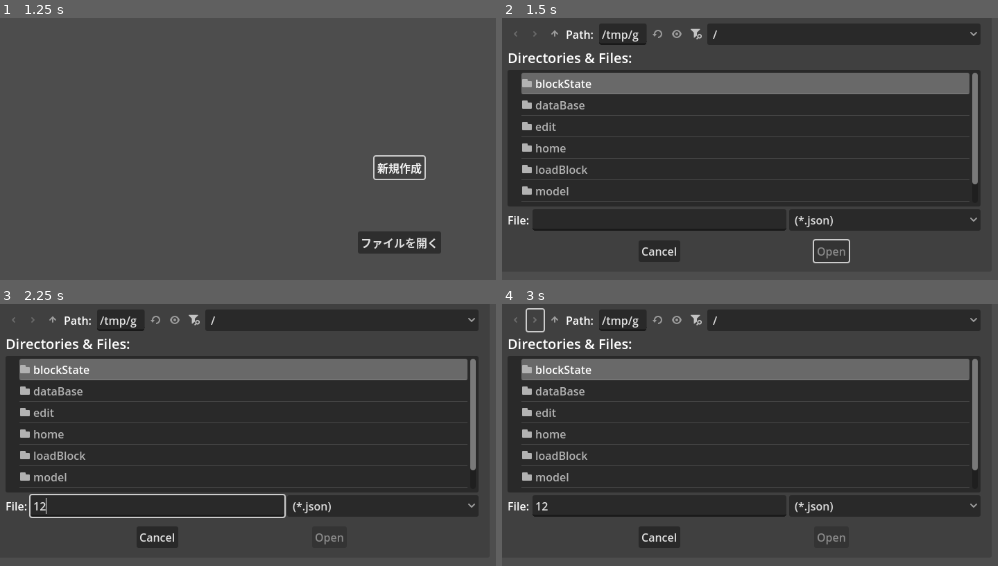
Above: before the commit, frames 1-4 (two rows, left to right).
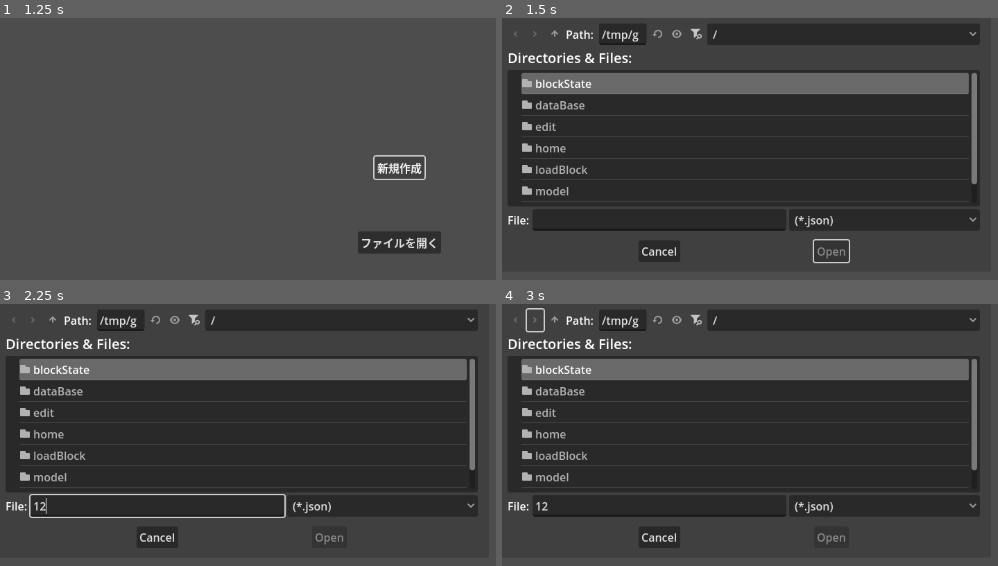
Above: after the commit, the same moments.

Repository: megane123321/blockStateEditer
Game: Godot game, scene res://home/home.tscn
Two runs of this game, one before a commit and one after it. Both use one fixed random seed, a clock stepped at 60 frames per second and the inputs below.
Inputs (mouse positions are in pixels of both pictures, inside the frame that each line leads up to):
- Up to frame 1 (1.25 s): click "新規作成" at 0.5 s
- Up to frame 2 (1.5 s): click "ファイルを開く" at 1.25 s
- Up to frame 3 (2.25 s): click (158, 505) at 2.02 s; type "12" at 2.1 s
- Up to frame 4 (3 s): click (536, 319) at 2.75 s

Frame 1 is identical in both runs. In frame 2, 0.2% of the frame differs, in the area x 93-96%, y 5-78%; in frame 3, 0.2%; in frame 4, 0.2%.

Commit message:
ブロックの回転データを保持可能に

Diff:
--- a/model/cube.gd
+++ b/model/cube.gd
@@ -2,6 +2,8 @@
 extends Node
 
 var cube:Array
+var cubeRotateX:float
+var cubeRotateY:float
 
 func _init(cubeInfo:Dictionary,workPath:String,blockRotateX:float=0,blockRotateY:float=0) -> void:
 	var from:Array=cubeInfo[Constant.CUBE_FROM]
@@ -37,6 +39,8 @@
 					point=rotate(point,origin,Vector3(0,0,1),cubeInfo[Constant.CUBE_ROTATION][Constant.CUBE_ANGLE])
 		point=rotate(point,Constant.BLOCK_CENTER,Vector3(1,0,0),blockRotateX)
 		point=rotate(point,Constant.BLOCK_CENTER,Vector3(0,-1,0),blockRotateY)
+		cubeRotateX=blockRotateX
+		cubeRotateY=blockRotateY
 		cube.append(point)
 	#make_mesh(cube,cubeInfo,workPath)
 
--- a/resource/minecraft/models/block/template_torch.json
+++ b/resource/minecraft/models/block/template_torch.json
@@ -1,32 +1,32 @@
 {
-    "ambientocclusion": false,
-    "textures": {
-        "particle": "#torch"
-    },
-    "elements": [
-        {   "from": [ 7, 0, 7 ],
-            "to": [ 9, 10, 9 ],
-            "shade": false,
-            "faces": {
-                "down": { "uv": [ 7, 13, 9, 15 ], "texture": "#torch" },
-                "up":   { "uv": [ 7,  6, 9,  8 ], "texture": "#torch" }
-            }
-        },
-        {   "from": [ 7, 0, 0 ],
-            "to": [ 9, 16, 16 ],
-            "shade": false,
-            "faces": {
-                "west": { "uv": [ 0, 0, 16, 16 ], "texture": "#torch" },
-                "east": { "uv": [ 0, 0, 16, 16 ], "texture": "#torch" }
-            }
-        },
-        {   "from": [ 0, 0, 7 ],
-            "to": [ 16, 16, 9 ],
-            "shade": false,
-            "faces": {
-                "north": { "uv": [ 0, 0, 16, 16 ], "texture": "#torch" },
-                "south": { "uv": [ 0, 0, 16, 16 ], "texture": "#torch" }
-            }
-        }
-    ]
+	"ambientocclusion": false,
+	"textures": {
+		"particle": "#torch"
+	},
+	"elements": [
+		{   "from": [ 7, 0, 7 ],
+			"to": [ 9, 10, 9 ],
+			"shade": false,
+			"faces": {
+				"down": { "uv": [ 7, 13, 9, 15 ], "texture": "#torch" },
+				"up":   { "uv": [ 7,  6, 9,  8 ], "texture": "#torch" }
+			}
+		},
+		{   "from": [ 7, 0, 0 ],
+			"to": [ 9, 16, 16 ],
+			"shade": false,
+			"faces": {
+				"west": { "uv": [ 0, 0, 16, 16 ], "texture": "#torch" },
+				"east": { "uv": [ 0, 0, 16, 16 ], "texture": "#torch" }
+			}
+		},
+		{   "from": [ 0, 0, 7 ],
+			"to": [ 16, 16, 9 ],
+			"shade": false,
+			"faces": {
+				"north": { "uv": [ 0, 0, 16, 16 ], "texture": "#torch" },
+				"south": { "uv": [ 0, 0, 16, 16 ], "texture": "#torch" }
+			}
+		}
+	]
 }
--- a/resource/minecraft/models/block/template_torch_wall.json
+++ b/resource/minecraft/models/block/template_torch_wall.json
@@ -1,35 +1,35 @@
 {
-    "ambientocclusion": false,
-    "textures": {
-        "particle": "#torch"
-    },
-    "elements": [
-        {   "from": [ -1, 3.5, 7 ],
-            "to": [ 1, 13.5, 9 ],
-            "rotation": { "origin": [ 0, 3.5, 8 ], "axis": "z", "angle": -22.5 },
-            "shade": false,
-            "faces": {
-                "down": { "uv": [ 7, 13, 9, 15 ], "texture": "#torch" },
-                "up":   { "uv": [ 7,  6, 9,  8 ], "texture": "#torch" }
-            }
-        },
-        {   "from": [ -1, 3.5, 0 ],
-            "to": [ 1, 19.5, 16 ],
-            "rotation": { "origin": [ 0, 3.5, 8 ], "axis": "z", "angle": -22.5 },
-            "shade": false,
-            "faces": {
-                "west": { "uv": [ 0, 0, 16, 16 ], "texture": "#torch" },
-                "east": { "uv": [ 0, 0, 16, 16 ], "texture": "#torch" }
-            }
-        },
-        {   "from": [ -8, 3.5, 7 ],
-            "to": [ 8, 19.5, 9 ],
-            "rotation": { "origin": [ 0, 3.5, 8 ], "axis": "z", "angle": -22.5 },
-            "shade": false,
-            "faces": {
-                "north": { "uv": [ 0, 0, 16, 16 ], "texture": "#torch" },
-                "south": { "uv": [ 0, 0, 16, 16 ], "texture": "#torch" }
-            }
-        }
-    ]
+	"ambientocclusion": false,
+	"textures": {
+		"particle": "#torch"
+	},
+	"elements": [
+		{   "from": [ -1, 3.5, 7 ],
+			"to": [ 1, 13.5, 9 ],
+			"rotation": { "origin": [ 0, 3.5, 8 ], "axis": "z", "angle": -22.5 },
+			"shade": false,
+			"faces": {
+				"down": { "uv": [ 7, 13, 9, 15 ], "texture": "#torch" },
+				"up":   { "uv": [ 7,  6, 9,  8 ], "texture": "#torch" }
+			}
+		},
+		{   "from": [ -1, 3.5, 0 ],
+			"to": [ 1, 19.5, 16 ],
+			"rotation": { "origin": [ 0, 3.5, 8 ], "axis": "z", "angle": -22.5 },
+			"shade": false,
+			"faces": {
+				"west": { "uv": [ 0, 0, 16, 16 ], "texture": "#torch" },
+				"east": { "uv": [ 0, 0, 16, 16 ], "texture": "#torch" }
+			}
+		},
+		{   "from": [ -8, 3.5, 7 ],
+			"to": [ 8, 19.5, 9 ],
+			"rotation": { "origin": [ 0, 3.5, 8 ], "axis": "z", "angle": -22.5 },
+			"shade": false,
+			"faces": {
+				"north": { "uv": [ 0, 0, 16, 16 ], "texture": "#torch" },
+				"south": { "uv": [ 0, 0, 16, 16 ], "texture": "#torch" }
+			}
+		}
+	]
 }
--- a/resource/minecraft/models/block/wall_torch.json
+++ b/resource/minecraft/models/block/wall_torch.json
@@ -1,6 +1,6 @@
 {
   "parent": "minecraft:block/template_torch_wall",
   "textures": {
-    "torch": "minecraft:block/torch"
+	"torch": "minecraft:block/torch"
   }
 }
